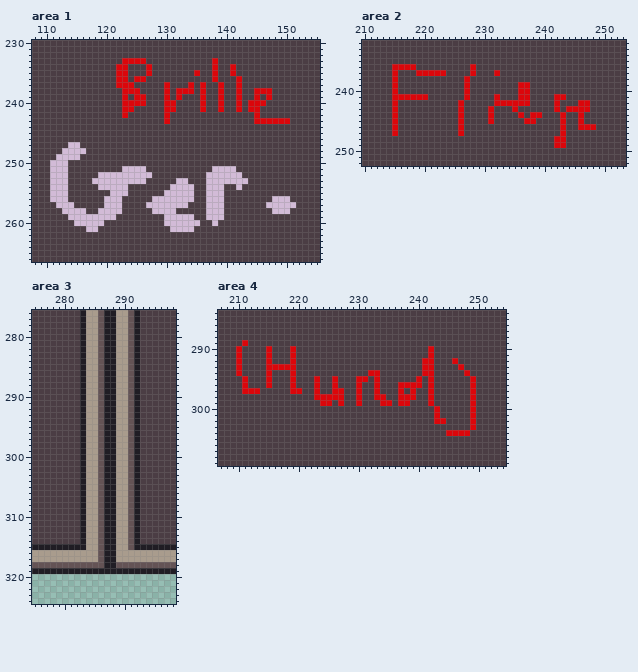
One commit to this pixel-art file: godot/res/characters/characters.aseprite. The first picture shows the starting point.
480x480 pixels, 1 frame. Colours within 5 levels of each other are drawn and written as one. Shown: area 1: x 108..155, y 230..266; area 2: x 210..253, y 232..252; area 3: x 275..298, y 276..324; area 4: x 207..254, y 284..309. The old version is drawn lined up with the new one, on the new canvas. The commit also changed other parts of the picture, which this record leaves out.
After:
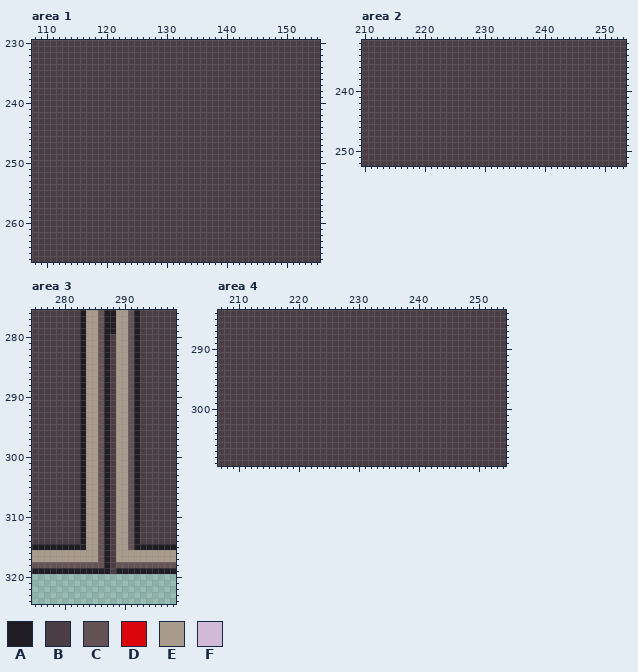
Palette (. is transparent): A #201d24  B #4b3d44  C #645355  D #db060b  E #a99c8d  F #d2bbd7
Changes in this commit:
canvas 480x480 -> 960x480
Changed rows in their new state; - is an unchanged pixel.
Area 1:
first column x 122:
233 -BBBB-----------B------------
234 BB---B----------B--B---------
235 BB---B-------B--B--B---------
236 BB-BB-----------B---B--------
237 BBB-----B---B-B--B--B--------
238 -BBB----B-BBB-B--B--B--BBB---
239 -B-BB---B-B---B--B--B--B-B---
240 -BBBB---BB----B--B--B-BBB----
241 -BB-----BB----B--B--B-BB-----
242 -B------B--------------B-----
243 --------B--------------BBBBBB
first column x 111:
247 ---BB------------------------------------
248 --BBBB-----------------------------------
249 -BBBB------------------------------------
250 BBB--------------------------------------
251 BBB---------BBBB-----------BBBB----------
252 BBB-----BBBBBBBBB---------BBBBBB---------
253 BBB----BBBBBBBBB-----BB---BBBBBBB--------
254 BBB-----BBBBB-------BBBB--BBB--B---------
255 BBB-------BBB------BBBBB--BBB------------
256 BBB------BBB-----BBBBBBB--BBB--------BBB-
257 -BBB-----BBB----BBBBBBB---BBB-------BBBBB
258 --BBBB--BBBB-----BBBB-----BBB--------BBB-
259 ---BBBBBBBB--------BBBBB--BBB------------
260 ----BBBBB----------BBBBBB--B-------------
261 ------BB------------BBBB-----------------
Area 2:
first column x 215:
236 BBBB---------B--------------------
237 B---BBBBB----B---B----------------
238 B-----------B---------------------
239 B-----------B--------BB-----------
240 B-----------B--------BB-----------
241 BBBBBB------B----B---BB----BB-----
242 B----------B-----BBBBBB----B---BB-
243 B----------B----B---B------B-BBBB-
244 B----------B----B----B-BB---B--B--
245 B----------B----B-----BB----B--B--
246 B----------B----------------B--BBB
247 B----------B----------------B-----
248 ---------------------------BB-----
249 ---------------------------BB-----
Area 3:
first column x 288:
280 B
281 B
282 B
283 B
284 B
285 B
286 B
287 B
288 B
289 B
290 B
291 B
292 B
293 B
294 B
295 B
296 B
297 B
298 B
299 B
300 B
301 B
302 B
303 B
304 B
305 B
306 B
307 B
308 B
309 B
310 B
311 B
312 B
313 B
314 B
315 B
316 B
317 B
318 B
319 B
Area 4:
first column x 210:
289 -B--------------------------------------
290 B----B---B----------------------B-------
291 B----B---B----------------------B-------
292 B----B---B---------------------BB---B---
293 B----BBBBB---------------------BB----B--
294 B----B---B------------BB-------BB-----B-
295 -B---B---B---B--B---BB-B------B-B------B
296 -B---B---B---B--B---B--B---BBBB-B------B
297 -BBB-----BB--B--BB--B--B---B-B--B------B
298 -------------BBBBB--B--BB--BBB--B------B
299 --------------BB-B--B---BB-BB---B------B
300 ---------------------------------B-----B
301 ---------------------------------B-----B
302 ---------------------------------BB----B
303 ---------------------------------------B
304 -----------------------------------BBBB-
Changed places in both pictures, as pixel boxes (x1, y1, x2, y2):
changed: (116, 58, 290, 124)
changed: (50, 142, 248, 232)
changed: (266, 196, 296, 214)
changed: (392, 64, 596, 148)
changed: (110, 334, 116, 574)
changed: (236, 340, 476, 436)
